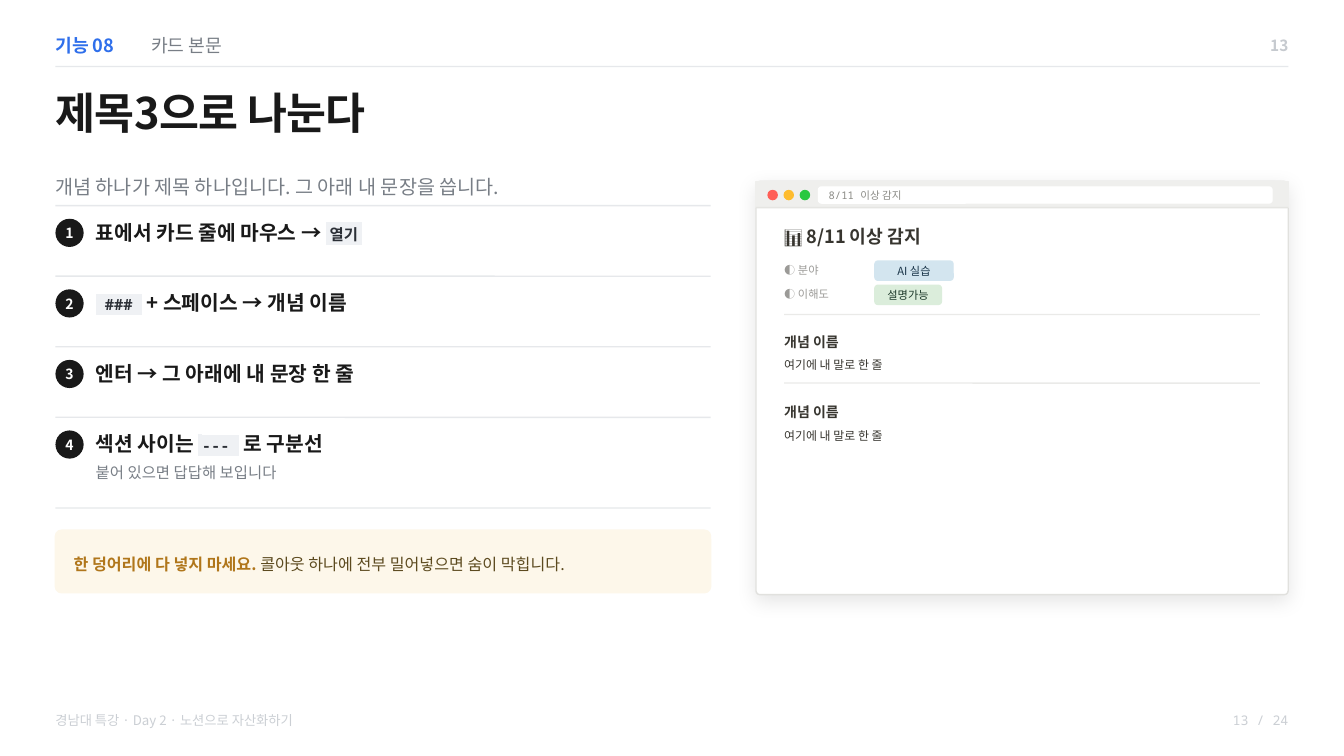
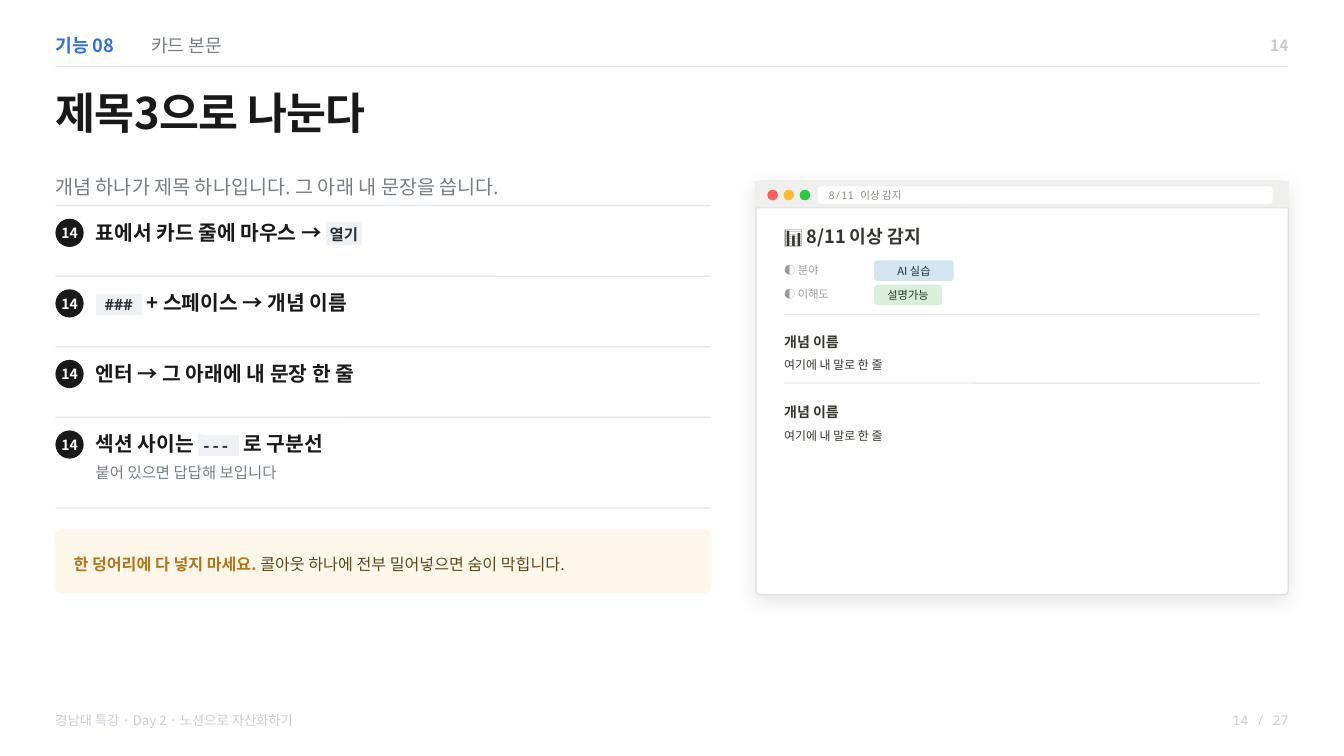
Before and after one commit to ahnchiyoon87/knu-agentic-factory, a slide deck: slide 14 of 특강/2일차/이론/노션_자산화_강의자료.pptx (slide 13 before the commit). Drawn at 1344x756 pixels with LibreOffice and Linux fonts; fonts in the diff are those of the drawing. Boxes give left, top, right and bottom in pixels: in the first picture for what was removed or moved away, otherwise in the second. Text is boxed around its words. In the diff, an @@ line names an element or a change of style, - is before the commit and + after.

```diff
--- a/특강/2일차/이론/노션_자산화_강의자료.pptx
+++ b/특강/2일차/이론/노션_자산화_강의자료.pptx
@@ text at bbox=[1270, 40, 1288, 51]: text changed @@
-13
+14
@@ text at bbox=[61, 227, 77, 238]: text changed @@
-1
+14
@@ text at bbox=[61, 298, 77, 309]: text changed @@
-2
+14
@@ text at bbox=[61, 368, 77, 379]: text changed @@
-3
+14
@@ text at bbox=[61, 439, 77, 450]: text changed @@
-4
+14
@@ text at bbox=[1233, 716, 1289, 725]: text changed @@
-13 / 24
+14 / 27
```
Also in this commit, not shown: 23 other slides changed, 3 slides added, 2 other files.
